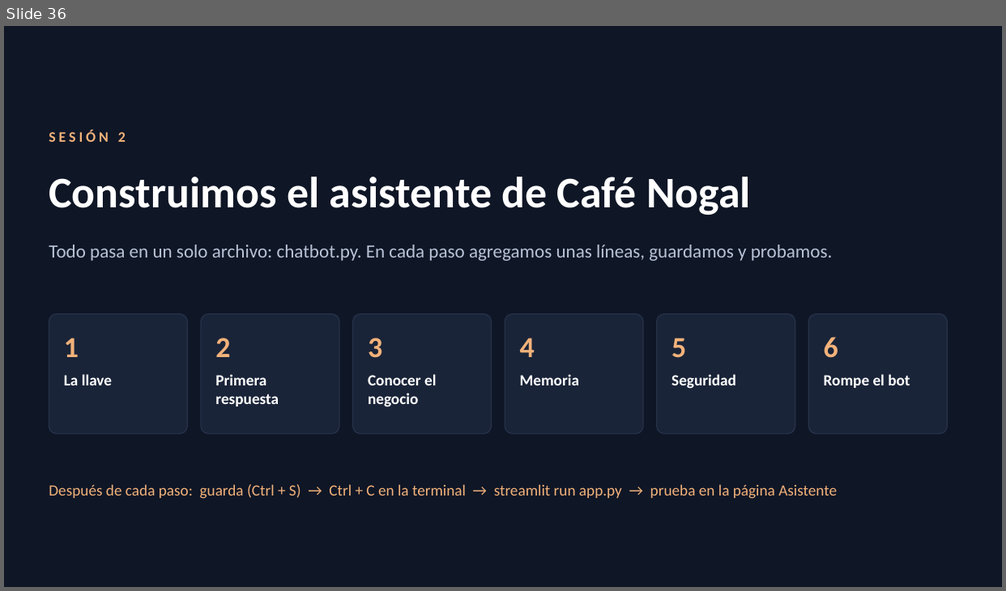
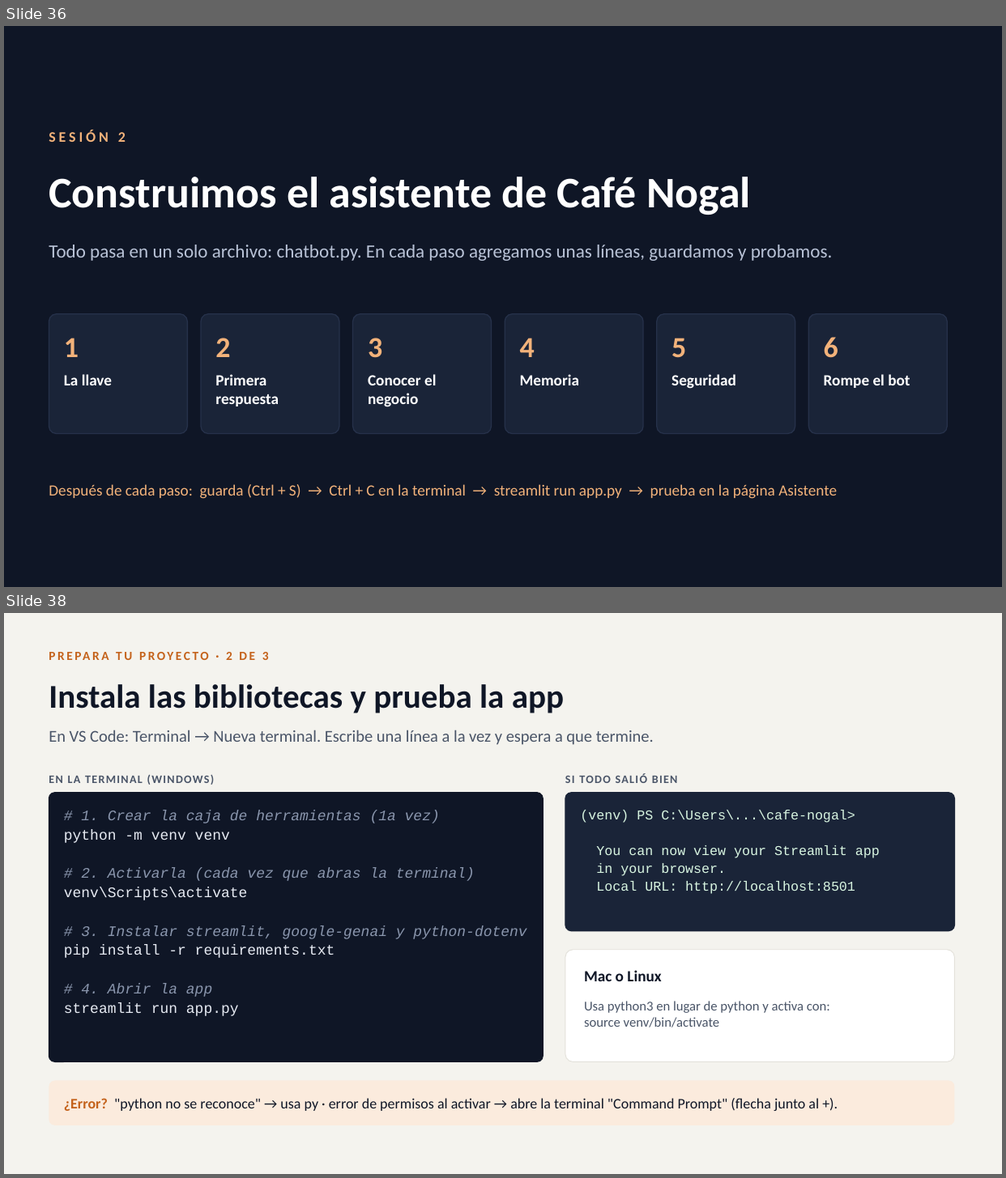
Before and after one commit to Wishard1/AngelDominguez, a slide deck: taller-ia/Implementa_IA_en_tus_sistemas.pptx. Shown one above the other, each under a label of ours: slide 36 before the commit, slides 36 and 38 after it; the slides between them are not shown. The pictures are 1006x591 and 1006x1178 pixels, drawn with LibreOffice and Linux fonts; fonts in the diff are those of the drawing. Boxes give left, top, right and bottom in pixels: in the first picture for what was removed or moved away, otherwise in the second. Text is boxed around its words. In the diff, an @@ line names an element or a change of style, - is before the commit and + after.

```diff
--- a/taller-ia/Implementa_IA_en_tus_sistemas.pptx
+++ b/taller-ia/Implementa_IA_en_tus_sistemas.pptx
@@ slide 38 added at box(4, 613, 1002, 1174), background #F4F3EE @@
@@ text added at box(226, 652, 269, 660), 12 pt, text #C4621B, bold @@
+PREPARA TU PROYECTO · 2 DE 3
@@ text added at box(49, 684, 564, 713), 32 pt, text #0F1626, bold @@
+Instala las bibliotecas y prueba la app
@@ text added at box(49, 730, 654, 745), 16 pt, text #4A5568 @@
+En VS Code: Terminal → Nueva terminal. Escribe una línea a la vez y espera a que termine.
@@ text added at box(49, 774, 215, 785), 11 pt, text #4A5568, bold @@
+EN LA TERMINAL (WINDOWS)
@@ text added at box(565, 773, 678, 783), 11 pt, text #4A5568, bold @@
+SI TODO SALIÓ BIEN
@@ rounded rectangle added at box(49, 793, 543, 1063), fill #0F1626, outline #0F1626 1 pt @@
@@ rounded rectangle added at box(565, 793, 955, 931), fill #1A2438, outline #1A2438 1 pt @@
@@ text added at box(64, 811, 526, 1016), 14 pt, text #8A96AD, italic @@
+# 1. Crear la caja de herramientas (1a vez)
+python -m venv venv
+# 2. Activarla (cada vez que abras la terminal)
+venv\Scripts\activate
+# 3. Instalar streamlit, google-genai y python-dotenv
+pip install -r requirements.txt
+# 4. Abrir la app
+streamlit run app.py
@@ text added at box(580, 810, 880, 894), 13 pt, text #D8F5E1 @@
+(venv) PS C:\Users\...\cafe-nogal>
+You can now view your Streamlit app
+in your browser.
+Local URL: http://localhost:8501
@@ rounded rectangle added at box(565, 950, 955, 1063), fill #FFFFFF, outline #E3E1DA 0.75 pt @@
@@ text added at box(584, 970, 661, 982), 15 pt, text #0F1626, bold @@
+Mac o Linux
@@ text added at box(584, 1001, 830, 1028), 13 pt, text #4A5568 @@
+Usa python3 en lugar de python y activa con:
+source venv/bin/activate
@@ rounded rectangle added at box(49, 1081, 955, 1126), fill #FBEBDD @@
@@ text added at box(64, 1098, 819, 1111), 14 pt, text #0F1626 @@
+¿Error? "python no se reconoce" → usa py · error de permisos al activar → abre la terminal "Command Prompt" (flecha junto al +).
```
Also in this commit, not shown: 1 slide changed, 2 other slides added, 3 other files.
